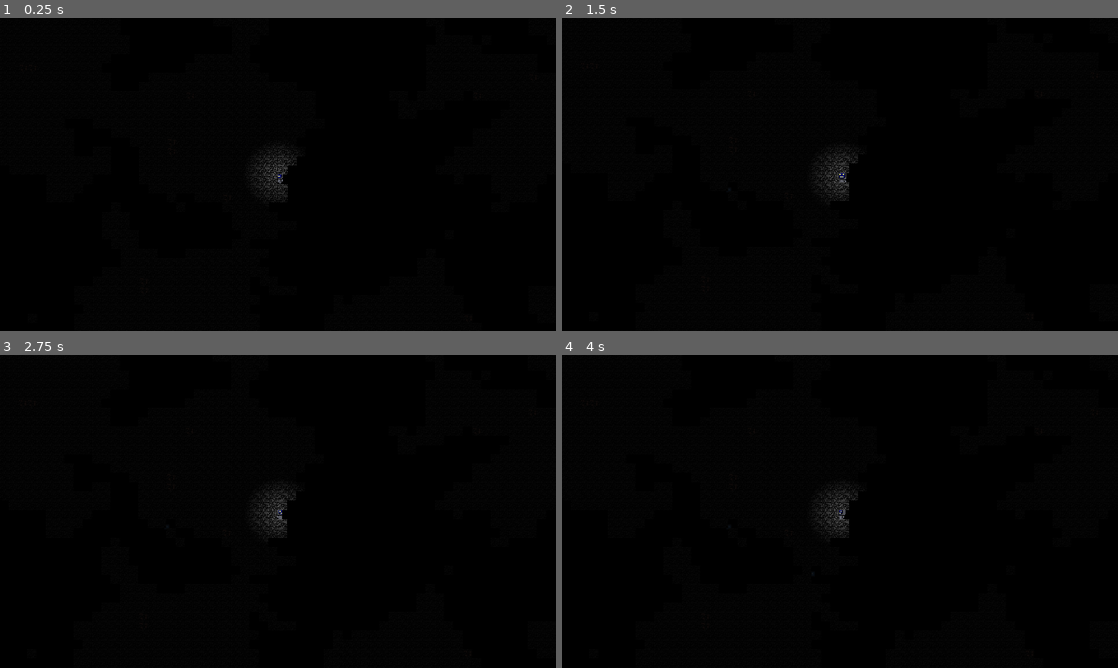
Above: before the commit, frames 1-4 (two rows, left to right).
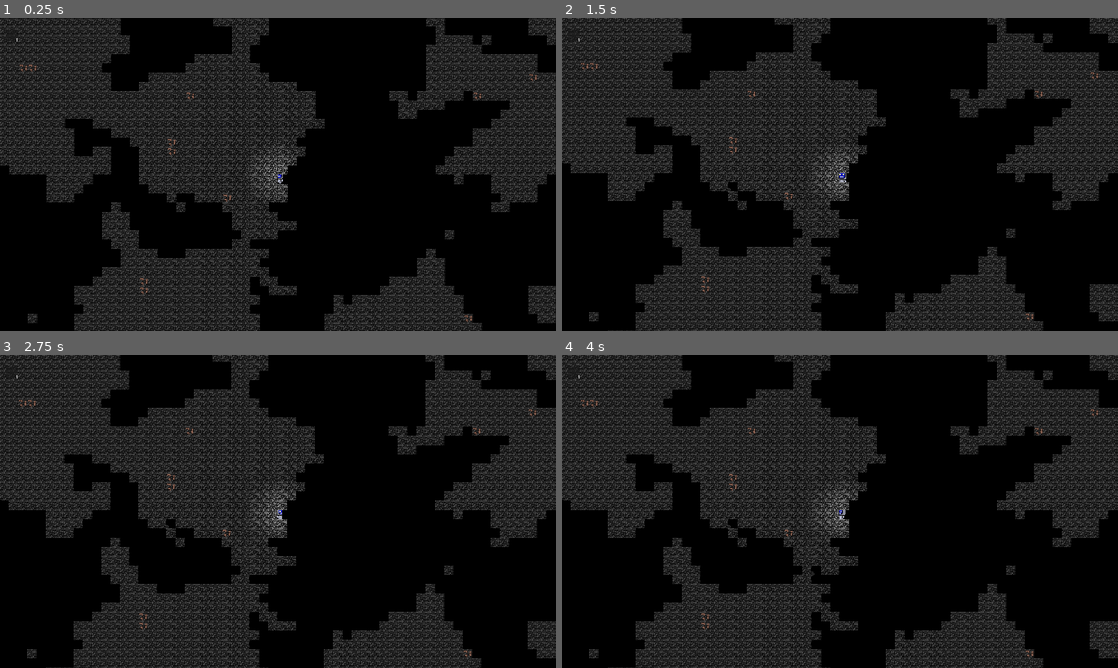
Above: after the commit, the same moments.

Repository: julesbauw/WorldGen
Game: Godot game, scene res://scenes/worldgen.tscn
The game is run twice, just before and just after one commit, with the same random seed, the same clock (stepped at 60 frames per second) and the same inputs. Before the commit the project starts from res://worldgen.tscn. The engine's default icon, where the game draws it, is replaced by a stand-in: a white triangle on a blue panel in a dark square.
Inputs (mouse positions are in pixels of both pictures, inside the frame that each line leads up to):
- Up to frame 1 (0.25 s): no input
- Up to frame 2 (1.5 s): tap Enter at 0.5 s; move the mouse to (962, 158) at 0.52 s; hold Right (right) 0.53-1.28 s; tap Mouse wheel down (MWD) at 0.6, 1.35 s; click (962, 158) at 0.67 s; move the mouse to (728, 190) at 1.27 s; hold Down (down) from 1.28 s (still down); click (728, 190) at 1.42 s
- Up to frame 3 (2.75 s): tap Space at 2 s; move the mouse to (333, 442) at 2.02 s; release Down (down) at 2.03 s; hold Right (right) from 2.03 s (still down); tap Mouse wheel up (MWU) at 2.1 s; click (333, 442) at 2.17 s; tap Mouse wheel down (MWD) at 2.3 s
- Up to frame 4 (4 s): tap Enter at 2.75 s; move the mouse to (812, 574) at 2.77 s; release Right (right) at 2.78 s; hold Up (up) 2.78-3.53 s; tap Mouse wheel down (MWD) at 2.85, 3.6 s; click (812, 574) at 2.92 s; tap Space at 3.5 s; move the mouse to (1006, 558) at 3.52 s; hold Left (left) from 3.53 s (still down); click (1006, 558) at 3.67 s

The runs differ from the first frame. In frame 1, 32% of the frame differs, in the area x 0-100%, y 0-100%; in frame 2, 32%; in frame 3, 32%; in frame 4, 32%.
Error in both runs: Attempt to call function 'resize' in base 'null instance' on a null instance. (res://scripts/WorldGenerator.gd:97)

Commit message:
items

Diff:
--- a/item_drop.gd
+++ b/item_drop.gd
@@ -1,17 +1,113 @@
 extends Node2D
 
-class_name ItemBlock
+class_name ItemDrop
 
 @export var item:Item
 
+@export var icon:Sprite2D
+
+@export var second_icon:Sprite2D
+
+@export var third_icon:Sprite2D
+
+const EPSILON := 0.0001
+
+
+var target:Array[Node2D]
+var move_speed:float = 100.0
+
+var start_life_time = 600
+var life_time:float
+
+func _enter_tree() -> void:
+	start_life_time = 600
+	if item.item_image:
+		icon.texture = item.item_image
+		second_icon.texture = item.item_image
+		third_icon.texture = item.item_image
+		if item.amount == 1:
+			second_icon.visible = false
+		if item.amount < 3:
+			third_icon.visible = false
+
+
+func _physics_process(delta: float) -> void:
+	life_time -= delta
+	if len(target) > 0:
+		if target[0]:
+			global_position = global_position.move_toward(target[0].global_position,move_speed * delta)
+		else:
+			target.pop_front()
 
 func _on_area_2d_body_entered(body: Node2D) -> void:
 
-    if not body is Player:
-        return
+	if not body is Player:
+		return
 
-    var player:Player = body as Player
+	var player:Player = body as Player
+	player.inventory.add_item(item)
+	player.inventory.print_inventory()
+	queue_free()
 
-    player.inventory.add_item(item)
+func _has_priority(other:ItemDrop):
 
-    queue_free()
+	if other.item.amount < self.item.amount:
+		return true
+
+	return (life_time - other.life_time) > EPSILON
+
+func _on_item_merge(other:ItemDrop):
+
+	if _has_priority(other):
+		item.amount += other.item.amount
+		life_time = start_life_time
+		if item.amount > 1:
+			second_icon.visible = true
+		if item.amount > 2:
+			third_icon.visible =true
+	else:
+		queue_free()
+
+
+func _on_area_2d_area_entered(area: Area2D):
+	#TODO UGLY SOLUTION :(
+	if area.name != "core":
+		return
+
+	var other = area.get_parent() as ItemDrop
+
+	if not other.item.is_equal(item):
+		return
+
+	if other == self:
+		return
+	if other:
+		_on_item_merge(other)
+
+
+func _on_item_attract(other:ItemDrop):
+	if not other.item.is_equal(item):
+		return
+	if not _has_priority(other):
+		target.push_back(other)
+
+func _on_magnetic_area_entered(area:Area2D):
+	#TODO UGLY SOLUTION :(
+	var other = area.get_parent() as ItemDrop
+	if other == self:
+		return
+	if other:
+		_on_item_attract(other)
+
+func _on_magnetic_area_exit(area:Area2D):
+	pass
+
+func _on_magnetic_area_body_entered(body: Node2D) -> void:
+
+	if body is Player:
+		target.push_back(body)
+
+
+
+func _on_magnetic_area_body_exit(body: Node2D) -> void:
+	target.erase(body)
--- a/project.godot
+++ b/project.godot
@@ -23,7 +23,6 @@
 
 window/size/viewport_width=1920
 window/size/viewport_height=1080
-window/size/mode=3
 window/size/window_width_override=1920
 window/size/window_height_override=1080
 window/stretch/mode="viewport"
--- a/resources/blocks/empty.tres
+++ b/resources/blocks/empty.tres
@@ -1,10 +1,12 @@
-[gd_resource type="Resource" script_class="Block" load_steps=2 format=3 uid="uid://crah117s7tafj"]
+[gd_resource type="Resource" script_class="Block" load_steps=3 format=3 uid="uid://crah117s7tafj"]
 
 [ext_resource type="Script" uid="uid://cnpbc3n71wib7" path="res://scripts/block.gd" id="1_n2d8x"]
+
+[sub_resource type="AtlasTexture" id="AtlasTexture_j4uop"]
 
 [resource]
 script = ExtResource("1_n2d8x")
 name = "empty"
-block_number = 0
 block_location = Vector2i(9, 0)
+inevtory_image = SubResource("AtlasTexture_j4uop")
 is_empty = true
--- a/resources/blocks/stone_brick.tres
+++ b/resources/blocks/stone_brick.tres
@@ -7,4 +7,3 @@
 name = "stone brick"
 block_number = 10
 block_location = Vector2i(10, 6)
-is_empty = false
--- /dev/null
+++ b/resources/tilemap/atlas.tres
@@ -0,0 +1,7 @@
+[gd_resource type="AtlasTexture" load_steps=2 format=3 uid="uid://bfu18gslxlgp"]
+
+[ext_resource type="Texture2D" uid="uid://cdanpllq03pax" path="res://sprites/worldgensprites.png" id="1_brf7d"]
+
+[resource]
+atlas = ExtResource("1_brf7d")
+region = Rect2(32, 64, 32, 32)
--- a/worldgen.tscn
+++ b/resources/tilemap/tiles.tres
@@ -1,16 +1,9 @@
-[gd_scene load_steps=11 format=3 uid="uid://ytt67m4hw7ah"]
+[gd_resource type="TileSet" load_steps=3 format=3 uid="uid://dk8pq2a2xyic1"]
 
-[ext_resource type="Script" uid="uid://c1w2ojsd7pywp" path="res://scripts/WorldGenerator.gd" id="1_kwui4"]
-[ext_resource type="Script" uid="uid://bphs21oy1tfeg" path="res://scripts/biome.gd" id="2_6vb71"]
-[ext_resource type="PackedScene" uid="uid://bh4hed165gdq7" path="res://scenes/player.tscn" id="3_gcga7"]
-[ext_resource type="Resource" uid="uid://er018ctlys3d" path="res://resources/biomes/ice.tres" id="3_hu5gn"]
-[ext_resource type="Resource" uid="uid://bmsl2nblwkgdy" path="res://resources/biomes/default.tres" id="4_afa3c"]
-[ext_resource type="Resource" uid="uid://qsaek5o1au2t" path="res://resources/biomes/sand.tres" id="5_yt02j"]
-[ext_resource type="Script" uid="uid://qiorvu7b6avu" path="res://scripts/camera_move.gd" id="6_p2mr4"]
-[ext_resource type="Texture2D" uid="uid://cdanpllq03pax" path="res://sprites/worldgensprites.png" id="7_trtwv"]
+[ext_resource type="Texture2D" uid="uid://cdanpllq03pax" path="res://sprites/worldgensprites.png" id="1_gsjsx"]
 
 [sub_resource type="TileSetAtlasSource" id="TileSetAtlasSource_1i0hr"]
-texture = ExtResource("7_trtwv")
+texture = ExtResource("1_gsjsx")
 texture_region_size = Vector2i(32, 32)
 0:0/0 = 0
 1:0/0 = 0
@@ -136,35 +129,7 @@
 10:8/0/physics_layer_0/polygon_0/points = PackedVector2Array(-16, -16, 16, -16, 16, 16, -16, 16)
 9:0/0 = 0
 
-[sub_resource type="TileSet" id="TileSet_ont48"]
+[resource]
 tile_size = Vector2i(32, 32)
 physics_layer_0/collision_layer = 1
 sources/1 = SubResource("TileSetAtlasSource_1i0hr")
-
-[node name="worldGenerator" type="Node2D" node_paths=PackedStringArray("player")]
-texture_filter = 1
-script = ExtResource("1_kwui4")
-biomes = Array[ExtResource("2_6vb71")]([ExtResource("3_hu5gn"), ExtResource("4_afa3c"), ExtResource("5_yt02j")])
-player = NodePath("CharacterBody2D")
-load_distance = 2
-
-[node name="Camera2D" type="Camera2D" parent="."]
-texture_filter = 1
-script = ExtResource("6_p2mr4")
-target_path = NodePath("../CharacterBody2D")
-
-[node name="CharacterBody2D" parent="." node_paths=PackedStringArray("worldGenerator") instance=ExtResource("3_gcga7")]
-texture_filter = 1
-worldGenerator = NodePath("..")
-
-[node name="TileMap" type="TileMap" parent="."]
-z_index = 1
-texture_filter = 1
-tile_set = SubResource("TileSet_ont48")
-format = 2
-layer_0/z_index = -2
-layer_1/name = "Layer1"
-
-[node name="DirectionalLight2D" type="DirectionalLight2D" parent="."]
-energy = 0.9
-blend_mode = 1
--- /dev/null
+++ b/scenes/inventory_item_ui.tscn
@@ -0,0 +1,28 @@
+[gd_scene load_steps=3 format=3 uid="uid://dsb3agbc4imp6"]
+
+[ext_resource type="Script" uid="uid://crtlpc2l2vj1t" path="res://scripts/UI/inventory_item_ui.gd" id="1_kj6u3"]
+[ext_resource type="Texture2D" uid="uid://bjp70sdj4to5j" path="res://icon.svg" id="2_7g8l1"]
+
+[node name="Inventory_item_UI" type="Panel" node_paths=PackedStringArray("amount_label", "image")]
+custom_minimum_size = Vector2(40, 40)
+offset_right = 40.0
+offset_bottom = 40.0
+script = ExtResource("1_kj6u3")
+amount_label = NodePath("Label")
+image = NodePath("TextureRect")
+
+[node name="TextureRect" type="TextureRect" parent="."]
+layout_mode = 0
+offset_right = 40.0
+offset_bottom = 40.0
+texture = ExtResource("2_7g8l1")
+expand_mode = 1
+
+[node name="Label" type="Label" parent="."]
+layout_mode = 0
+offset_left = 4.0
+offset_top = 24.0
+offset_right = 44.0
+offset_bottom = 47.0
+text = "12"
+horizontal_alignment = 2
--- /dev/null
+++ b/scenes/inventory_ui.tscn
@@ -0,0 +1,29 @@
+[gd_scene load_steps=3 format=3 uid="uid://cs2b0t1b6our0"]
+
+[ext_resource type="Script" uid="uid://bijuhhmoha2qo" path="res://scripts/UI/inventory_ui.gd" id="1_tahbm"]
+[ext_resource type="PackedScene" uid="uid://dsb3agbc4imp6" path="res://scenes/inventory_item_ui.tscn" id="2_ylkvr"]
+
+[node name="InventoryUI" type="Control" node_paths=PackedStringArray("h_box")]
+layout_mode = 3
+anchors_preset = 8
+anchor_left = 0.5
+anchor_top = 0.5
+anchor_right = 0.5
+anchor_bottom = 0.5
+grow_horizontal = 2
+grow_vertical = 2
+script = ExtResource("1_tahbm")
+h_box = NodePath("HBoxContainer")
+item_panel = ExtResource("2_ylkvr")
+
+[node name="HBoxContainer" type="HBoxContainer" parent="."]
+layout_mode = 0
+offset_right = 40.0
+offset_bottom = 40.0
+alignment = 1
+
+[node name="Inventory_item_UI" parent="HBoxContainer" instance=ExtResource("2_ylkvr")]
+layout_mode = 2
+
+[node name="Inventory_item_UI2" parent="HBoxContainer" instance=ExtResource("2_ylkvr")]
+layout_mode = 2
--- a/scenes/item_drop.tscn
+++ b/scenes/item_drop.tscn
@@ -1,22 +1,52 @@
-[gd_scene load_steps=4 format=3 uid="uid://eig0ujob43x1"]
+[gd_scene load_steps=5 format=3 uid="uid://eig0ujob43x1"]
 
 [ext_resource type="Script" uid="uid://bi57e1vmy1qxs" path="res://item_drop.gd" id="1_gvv6n"]
 [ext_resource type="Texture2D" uid="uid://bjp70sdj4to5j" path="res://icon.svg" id="2_xsgl2"]
 
 [sub_resource type="CircleShape2D" id="CircleShape2D_an6nj"]
-radius = 9.0
+radius = 28.85
 
-[node name="item_drop" type="Node2D"]
+[sub_resource type="CircleShape2D" id="CircleShape2D_gvv6n"]
+radius = 40.0
+
+[node name="item_drop" type="Node2D" node_paths=PackedStringArray("icon", "second_icon", "third_icon")]
 script = ExtResource("1_gvv6n")
+icon = NodePath("core/Icon")
+second_icon = NodePath("core/Icon2")
+third_icon = NodePath("core/Icon3")
 
-[node name="Area2D" type="Area2D" parent="."]
+[node name="core" type="Area2D" parent="."]
 
-[node name="CollisionShape2D" type="CollisionShape2D" parent="Area2D"]
+[node name="CollisionShape2D" type="CollisionShape2D" parent="core"]
 shape = SubResource("CircleShape2D_an6nj")
-debug_color = Color(0.72761345, 0, 0.15534955, 0.41960785)
+debug_color = Color(0, 0, 0.8235294, 1)
 
-[node name="Icon" type="Sprite2D" parent="Area2D"]
-scale = Vector2(0.15, 0.15)
+[node name="Icon2" type="Sprite2D" parent="core"]
+position = Vector2(11.999999, 3)
+rotation = 0.7853982
+scale = Vector2(0.32, 0.32)
 texture = ExtResource("2_xsgl2")
 
-[connection signal="body_entered" from="Area2D" to="." method="_on_area_2d_body_entered"]
+[node name="Icon3" type="Sprite2D" parent="core"]
+position = Vector2(0, 2)
+rotation = -0.7853982
+scale = Vector2(0.4, 0.4)
+texture = ExtResource("2_xsgl2")
+
+[node name="Icon" type="Sprite2D" parent="core"]
+rotation = 0.7853982
+scale = Vector2(0.4, 0.4)
+texture = ExtResource("2_xsgl2")
+
+[node name="Area2D2" type="Area2D" parent="."]
+
+[node name="CollisionShape2D" type="CollisionShape2D" parent="Area2D2"]
+position = Vector2(-4, -1)
+shape = SubResource("CircleShape2D_gvv6n")
+debug_color = Color(0.9895709, 0, 0.29434362, 0.41960785)
+
+[connection signal="area_entered" from="core" to="." method="_on_area_2d_area_entered"]
+[connection signal="body_entered" from="core" to="." method="_on_area_2d_body_entered"]
+[connection signal="area_entered" from="Area2D2" to="." method="_on_magnetic_area_entered"]
+[connection signal="body_entered" from="Area2D2" to="." method="_on_magnetic_area_body_entered"]
+[connection signal="body_exited" from="Area2D2" to="." method="_on_magnetic_area_body_exit"]
--- a/main.tscn
+++ b/scenes/main.tscn
@@ -1,6 +1,6 @@
 [gd_scene load_steps=2 format=3 uid="uid://bttu1qwpnni3c"]
 
-[ext_resource type="PackedScene" uid="uid://ytt67m4hw7ah" path="res://worldgen.tscn" id="1_ig7tw"]
+[ext_resource type="PackedScene" uid="uid://ytt67m4hw7ah" path="res://scenes/worldgen.tscn" id="1_ig7tw"]
 
 [node name="main" type="Node2D"]
 
--- /dev/null
+++ b/scenes/worldgen.tscn
@@ -0,0 +1,57 @@
+[gd_scene load_steps=11 format=3 uid="uid://ytt67m4hw7ah"]
+
+[ext_resource type="Script" uid="uid://c1w2ojsd7pywp" path="res://scripts/WorldGenerator.gd" id="1_165yu"]
+[ext_resource type="Script" uid="uid://bphs21oy1tfeg" path="res://scripts/biome.gd" id="2_fv5f0"]
+[ext_resource type="Resource" uid="uid://er018ctlys3d" path="res://resources/biomes/ice.tres" id="3_ka702"]
+[ext_resource type="Resource" uid="uid://bmsl2nblwkgdy" path="res://resources/biomes/default.tres" id="4_24ifi"]
+[ext_resource type="Resource" uid="uid://qsaek5o1au2t" path="res://resources/biomes/sand.tres" id="5_otfpg"]
+[ext_resource type="Script" uid="uid://qiorvu7b6avu" path="res://scripts/camera_move.gd" id="6_g6ly5"]
+[ext_resource type="PackedScene" uid="uid://bh4hed165gdq7" path="res://scenes/player.tscn" id="7_enwmb"]
+[ext_resource type="TileSet" uid="uid://dk8pq2a2xyic1" path="res://resources/tilemap/tiles.tres" id="8_iii3g"]
+[ext_resource type="PackedScene" uid="uid://cs2b0t1b6our0" path="res://scenes/inventory_ui.tscn" id="9_83lj7"]
+[ext_resource type="Script" uid="uid://bijuhhmoha2qo" path="res://scripts/UI/inventory_ui.gd" id="10_qabrv"]
+
+[node name="worldGenerator" type="Node2D" node_paths=PackedStringArray("player")]
+texture_filter = 1
+script = ExtResource("1_165yu")
+biomes = Array[ExtResource("2_fv5f0")]([ExtResource("3_ka702"), ExtResource("4_24ifi"), ExtResource("5_otfpg")])
+player = NodePath("CharacterBody2D")
+load_distance = 2
+
+[node name="Camera2D" type="Camera2D" parent="."]
+texture_filter = 1
+script = ExtResource("6_g6ly5")
+target_path = NodePath("../CharacterBody2D")
+
+[node name="CharacterBody2D" parent="." node_paths=PackedStringArray("inventory_ui", "worldGenerator") instance=ExtResource("7_enwmb")]
+texture_filter = 1
+inventory_ui = NodePath("../CanvasLayer/Control/InventoryUI")
+worldGenerator = NodePath("..")
+
+[node name="TileMap" type="TileMap" parent="."]
+z_index = 1
+texture_filter = 1
+tile_set = ExtResource("8_iii3g")
+format = 2
+layer_0/z_index = -2
+layer_1/name = "Layer1"
+
+[node name="DirectionalLight2D" type="DirectionalLight2D" parent="."]
+energy = 0.04
+blend_mode = 1
+
+[node name="CanvasLayer" type="CanvasLayer" parent="."]
+
+[node name="Control" type="Control" parent="CanvasLayer"]
+layout_mode = 3
+anchors_preset = 0
+offset_right = 40.0
+offset_bottom = 40.0
+
+[node name="InventoryUI" parent="CanvasLayer/Control" instance=ExtResource("9_83lj7")]
+layout_mode = 1
+anchors_preset = 7
+anchor_top = 1.0
+anchor_bottom = 1.0
+grow_vertical = 0
+script = ExtResource("10_qabrv")
--- a/scripts/Player.gd
+++ b/scripts/Player.gd
@@ -12,6 +12,8 @@
 @onready var animation_tree = $AnimationTree
 @onready var animation_state_machine:AnimationNodeStateMachinePlayback = animation_tree.get("parameters/playback")
 
+@export var inventory_ui:InventoryUI
+
 var inventory:Inventory
 
 var inventory_slot:int
@@ -25,6 +27,8 @@
 
 
 	inventory = Inventory.new()
+	inventory.add_listener(inventory_ui)
+	inventory_ui.inventory = inventory
 	inventory.size = INVENTORY_SIZE
 	var item_pickaxe:Pickaxe = Pickaxe.new()
 
@@ -54,7 +58,7 @@
 		inventory_slot = int(fposmod((inventory_slot + 1),len(inventory.item_list)))
 
 	if Input.is_action_just_released("MWD"):
-		inventory_slot = int(fposmod((inventory_slot - 1),len(inventory_slot)))
+		inventory_slot = int(fposmod((inventory_slot - 1),len(inventory.item_list)))
 		print(inventory_slot)
 
 	if (Input.is_mouse_button_pressed(MOUSE_BUTTON_LEFT)):
--- /dev/null
+++ b/scripts/UI/inventory_item_ui.gd
@@ -0,0 +1,7 @@
+extends Panel
+
+class_name InventoryItemUI
+
+@export var amount_label:Label
+
+@export var image:TextureRect
--- /dev/null
+++ b/scripts/UI/inventory_ui.gd
@@ -0,0 +1,21 @@
+extends Listener
+
+class_name InventoryUI
+
+@export var h_box:HBoxContainer
+
+@export var item_panel:PackedScene
+
+var inventory:Inventory
+
+func update_listener():
+	for child in h_box.get_children():
+		child.queue_free()
+
+	for item in inventory.item_list:
+		print(item.item_name)
+		var child:InventoryItemUI = item_panel.instantiate()
+
+		child.image.texture = item.item_image
+		child.amount_label.text = str(item.amount)
+		h_box.add_child(child)
--- /dev/null
+++ b/scripts/UI/listener.gd
@@ -0,0 +1,6 @@
+extends Control
+
+class_name Listener
+
+func update_listener():
+    pass
--- /dev/null
+++ b/scripts/UI/model.gd
@@ -0,0 +1,16 @@
+extends Resource
+
+class_name Model
+
+var listeners:Array[Listener]
+
+
+func add_listener(listener:Listener):
+
+    listeners.append(listener)
+
+
+func update_listeners():
+
+    for listener in listeners:
+        listener.update_listener()
--- a/scripts/block.gd
+++ b/scripts/block.gd
@@ -6,8 +6,9 @@
 @export var block_number:int
 @export var block_location:Vector2i
 
+@export var inventory_image:Texture
+
 @export var is_empty:bool = false
-
 
 
 func get_item() -> BlockItem:
@@ -16,5 +17,5 @@
 
     item.block = self
     item.item_name = name
-
+    item.item_image = inventory_image
     return item
--- a/scripts/block_item.gd
+++ b/scripts/block_item.gd
@@ -6,6 +6,15 @@
 
 
 #override
-
 func right_action(user:Entity):
     user.place_block(block)
+
+#override
+func is_equal(other:Item) -> bool:
+    var s_e := super.is_equal(other)
+    # at this point it must be a block
+    if !s_e:
+        return false
+    var other_block := other as BlockItem
+
+    return other_block.block.block_number == self.block.block_number
--- a/scripts/block_manager.gd
+++ b/scripts/block_manager.gd
@@ -4,11 +4,16 @@
 
 var _path = "resources/blocks/"
 
+@onready var atlas_texture:AtlasTexture = load("res://resources/tilemap/atlas.tres")
+
+var BLOCK_SIZE = 32
+
 var block_map:Dictionary
 
 func _ready() -> void:
 	block_map = {}
 	load_blocks(_path)
+
 
 func load_blocks(path: String):
 	var dir := DirAccess.open(path)
@@ -22,6 +27,11 @@
 		if not dir.current_is_dir() and file_name.ends_with(".tres"):
 			var block_path = path + file_name
 			var resource:Block = load(block_path) as Block
+
+			var texture := AtlasTexture.new()
+			texture.atlas = atlas_texture.atlas
+			texture.region = Rect2(resource.block_location.x * BLOCK_SIZE,resource.block_location.y * BLOCK_SIZE,BLOCK_SIZE,BLOCK_SIZE)
+			resource.inventory_image = texture
 			block_map[resource.block_number] = resource
 		file_name = dir.get_next()
 	dir.list_dir_end()
--- a/scripts/entity.gd
+++ b/scripts/entity.gd
@@ -32,7 +32,7 @@
 
 func remove_block():
 
-	var item_drop = item_drop_scene.instantiate() as ItemBlock
+	var item_drop = item_drop_scene.instantiate() as ItemDrop
 	var block := get_block(get_global_mouse_position())
 
 	if not block:
--- a/scripts/inventory.gd
+++ b/scripts/inventory.gd
@@ -1,3 +1,5 @@
+extends Model
+
 class_name Inventory
 
 var item_list:Array[Item]
@@ -5,13 +7,28 @@
 var size:int
 
 
-func add_item(item:Item):
+func add_item(new_item:Item):
 
 	if len(item_list) >= size:
 		return
 
-	item_list.append(item)
+	for item in item_list:
+		if new_item.is_equal(item):
+			item.amount += new_item.amount
+			update_listeners()
+			return
+	item_list.append(new_item)
+
+	update_listeners()
 
 func get_item(i:int) -> Item:
 
 	return item_list[i]
+
+func print_inventory():
+
+	var line := ""
+	for item in item_list:
+
+		line += item.item_name + ":" + str(item.amount)
+	print(line)
--- a/scripts/item.gd
+++ b/scripts/item.gd
@@ -1,4 +1,4 @@
-extends Node
+extends Resource
 
 class_name Item
 """
@@ -11,6 +11,21 @@
 
 var item_name:String
 
+var item_image:Texture
+
+var amount:int = 1
+
+enum type_enum {
+    ITEM,
+    BLOCK_ITEM,
+}
+
+func get_type() -> type_enum:
+    return type_enum.ITEM
+
+func is_equal(other:Item) -> bool:
+
+    return other.get_type() == self.get_type() and self.item_name == other.item_name
 
 
 func left_action(user:Entity):
--- a/scripts/pickaxe.gd
+++ b/scripts/pickaxe.gd
@@ -2,5 +2,8 @@
 
 class_name Pickaxe
 
+func _init() -> void:
+    item_name = "Pickaxe"
+
 func left_action(user:Entity):
     user.remove_block()
Renamed: menu.tscn -> scenes/menu.tscn
Not shown, added: scripts/UI/inventory_item_ui.gd.uid
Not shown, added: scripts/UI/inventory_ui.gd.uid
Not shown, added: scripts/UI/listener.gd.uid
Not shown, added: scripts/UI/model.gd.uid
